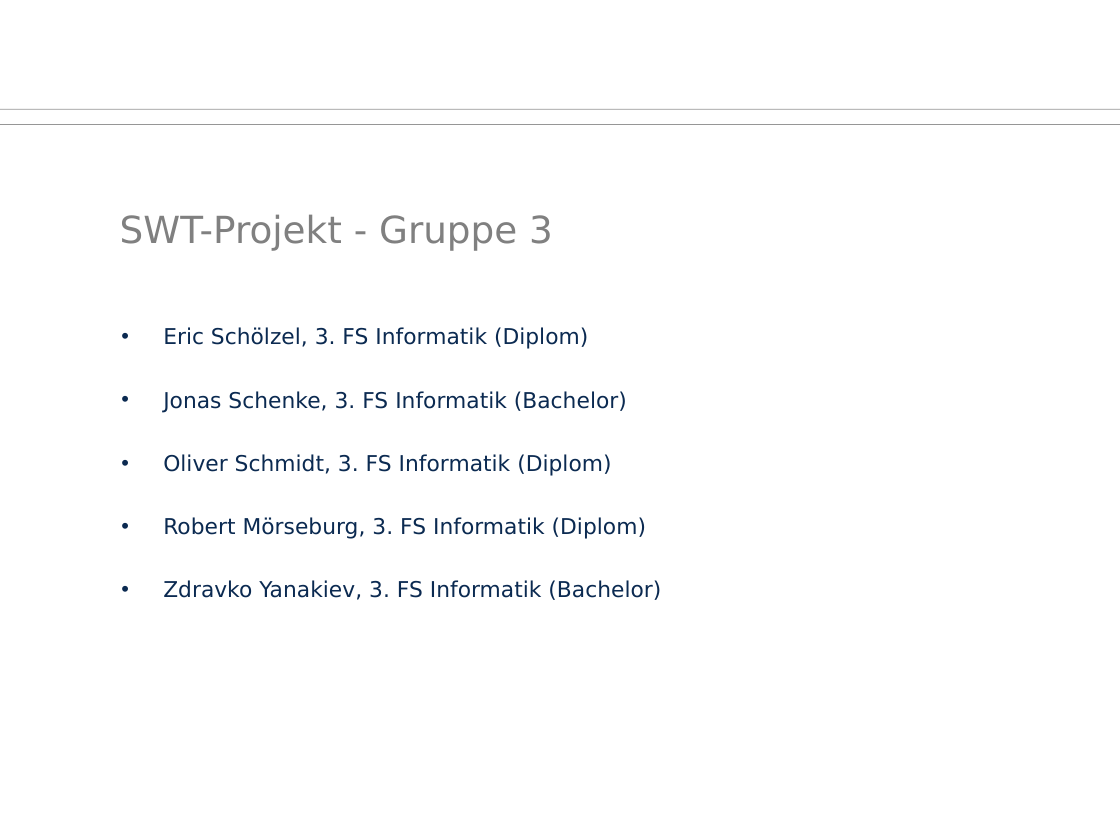
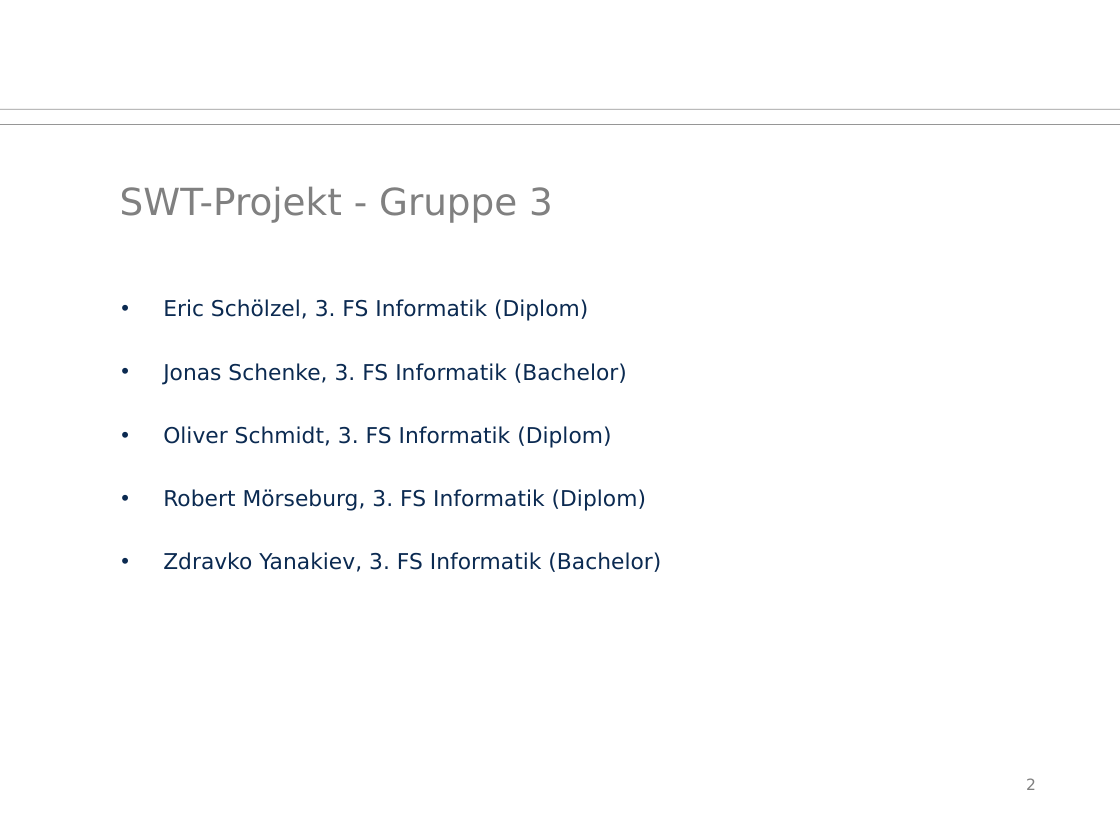
Before and after one commit to Juu98/fahrgastinformationssystem, a slide deck: slide 2 of organisation/zwischenpraesentation.odp. Drawn at 1120x840 pixels with LibreOffice and Linux fonts; fonts in the diff are those of the drawing; background and template pictures are left out. Boxes give left, top, right and bottom in pixels: in the first picture for what was removed or moved away, otherwise in the second. Text is boxed around its words. In the diff, an @@ line names an element or a change of style, - is before the commit and + after.

```diff
--- a/organisation/zwischenpraesentation.odp
+++ b/organisation/zwischenpraesentation.odp
@@ title "SWT-Projekt - Gruppe 3": place and size @@
-title "SWT-Projekt - Gruppe 3" at (120, 214, 553, 251)
+title "SWT-Projekt - Gruppe 3" at (120, 186, 553, 223)
@@ text "Eric Schölzel, 3. FS Informatik ...": place and size @@
-text "Eric Schölzel, 3. FS Informatik ..." at (163, 327, 661, 600)
+text "Eric Schölzel, 3. FS Informatik ..." at (163, 299, 661, 572)
@@ page number added at (1026, 778, 1036, 790), 10 pt, text #808080 @@
+2
```
Also in this commit, not shown: 4 other slides changed, 1 other file.
